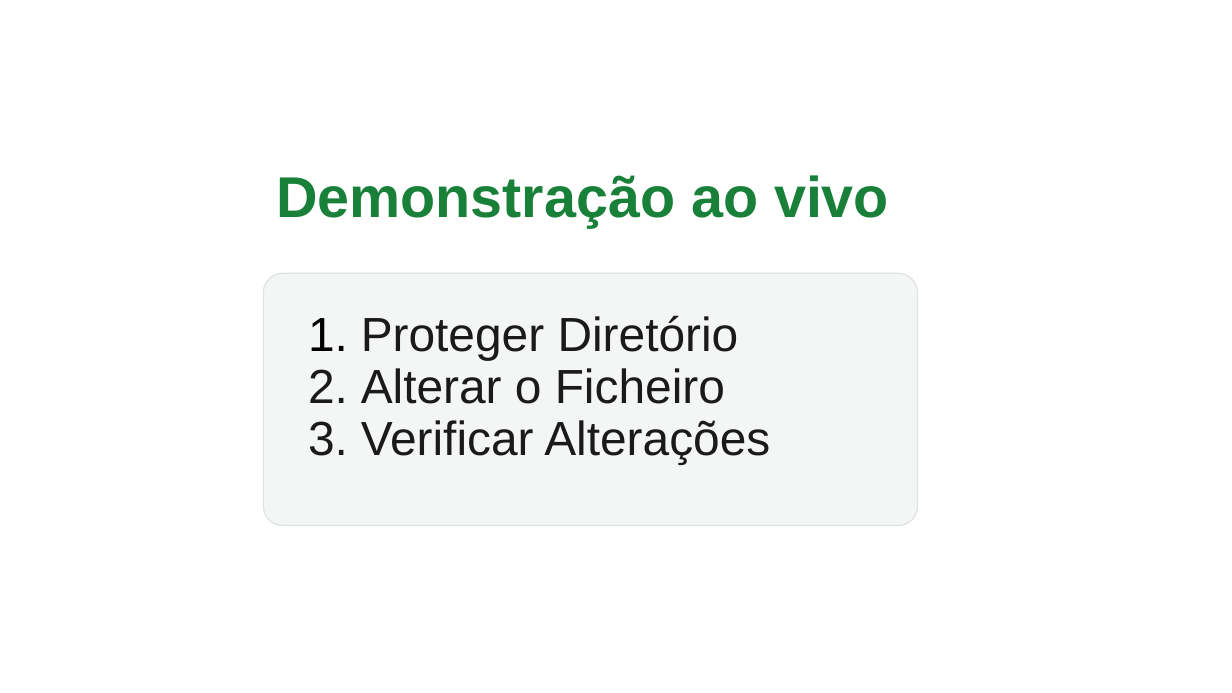
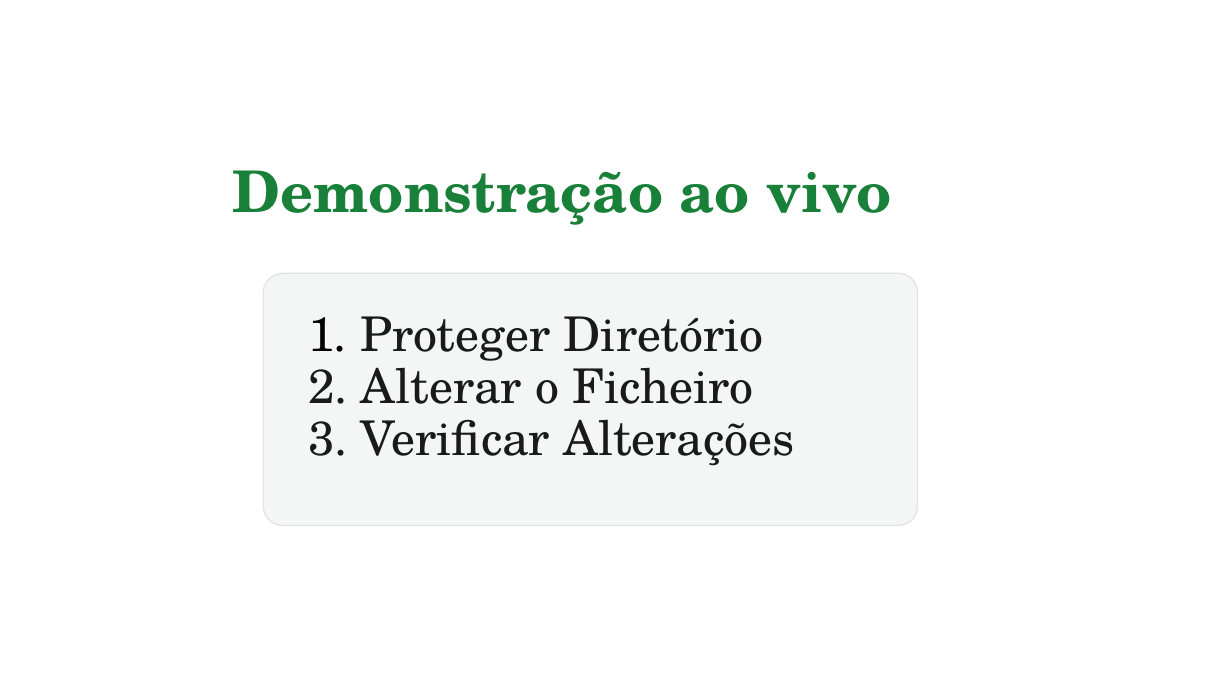
Before and after one commit to Alice678-afk/SO-Trabalho1, a slide deck: slide 22 of entrega/TrabalhoPratico1.pptx. Drawn at 1232x693 pixels with LibreOffice and Linux fonts; fonts in the diff are those of the drawing. Boxes give left, top, right and bottom in pixels: in the first picture for what was removed or moved away, otherwise in the second. Text is boxed around its words. In the diff, an @@ line names an element or a change of style, - is before the commit and + after.

```diff
--- a/entrega/TrabalhoPratico1.pptx
+++ b/entrega/TrabalhoPratico1.pptx
@@ text "Demonstração ao vivo" at bbox=[233, 170, 891, 225]: font Arial to TeX Gyre Schola @@
@@ text "Demonstração ao vivo": place and size @@
-text "Demonstração ao vivo" at bbox=[276, 175, 889, 228]
+text "Demonstração ao vivo" at bbox=[233, 170, 891, 225]
@@ text "Proteger Diretório" at bbox=[361, 316, 794, 466]: font Arial to TeX Gyre Schola @@
```
Also in this commit, not shown: 23 other slides changed, 5 slides added, 1 slide removed, 2 other files.
